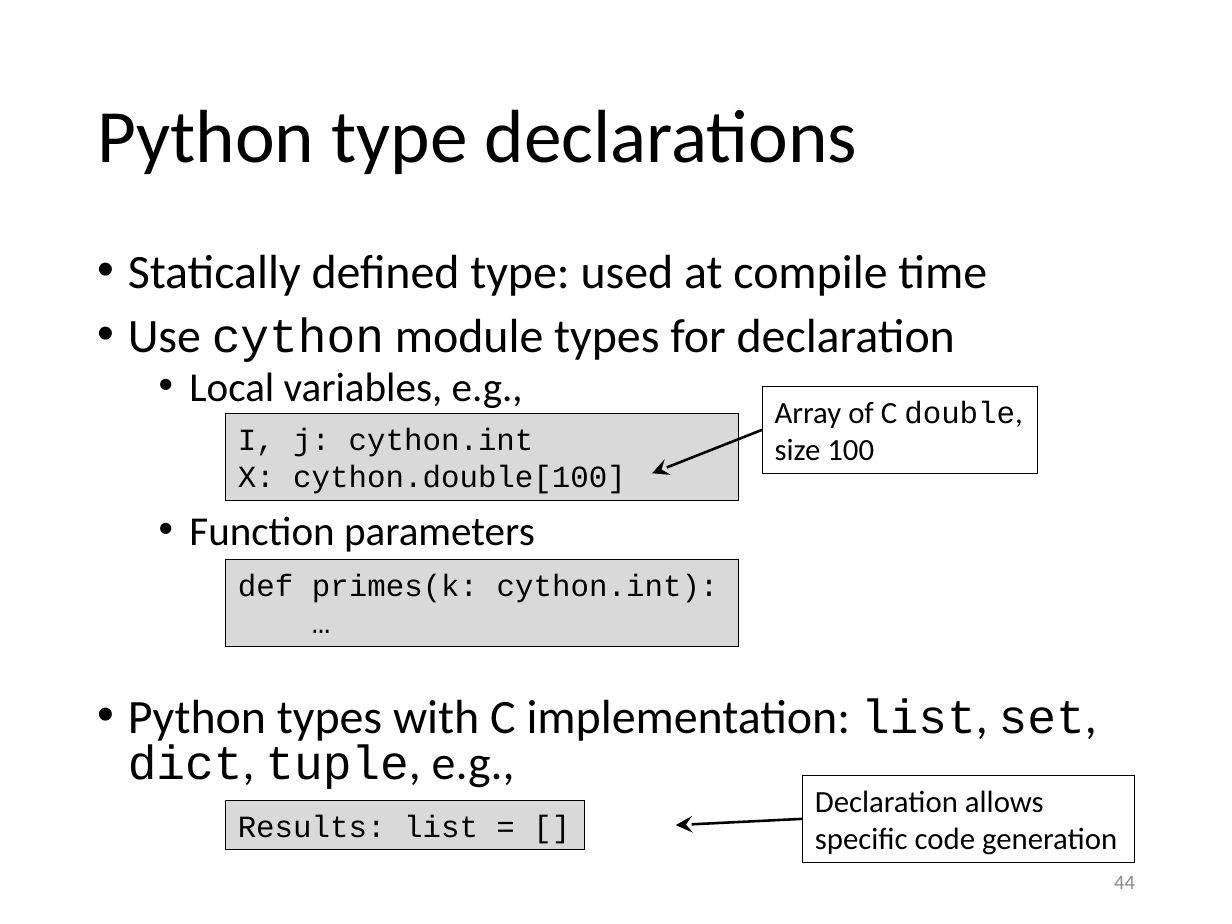
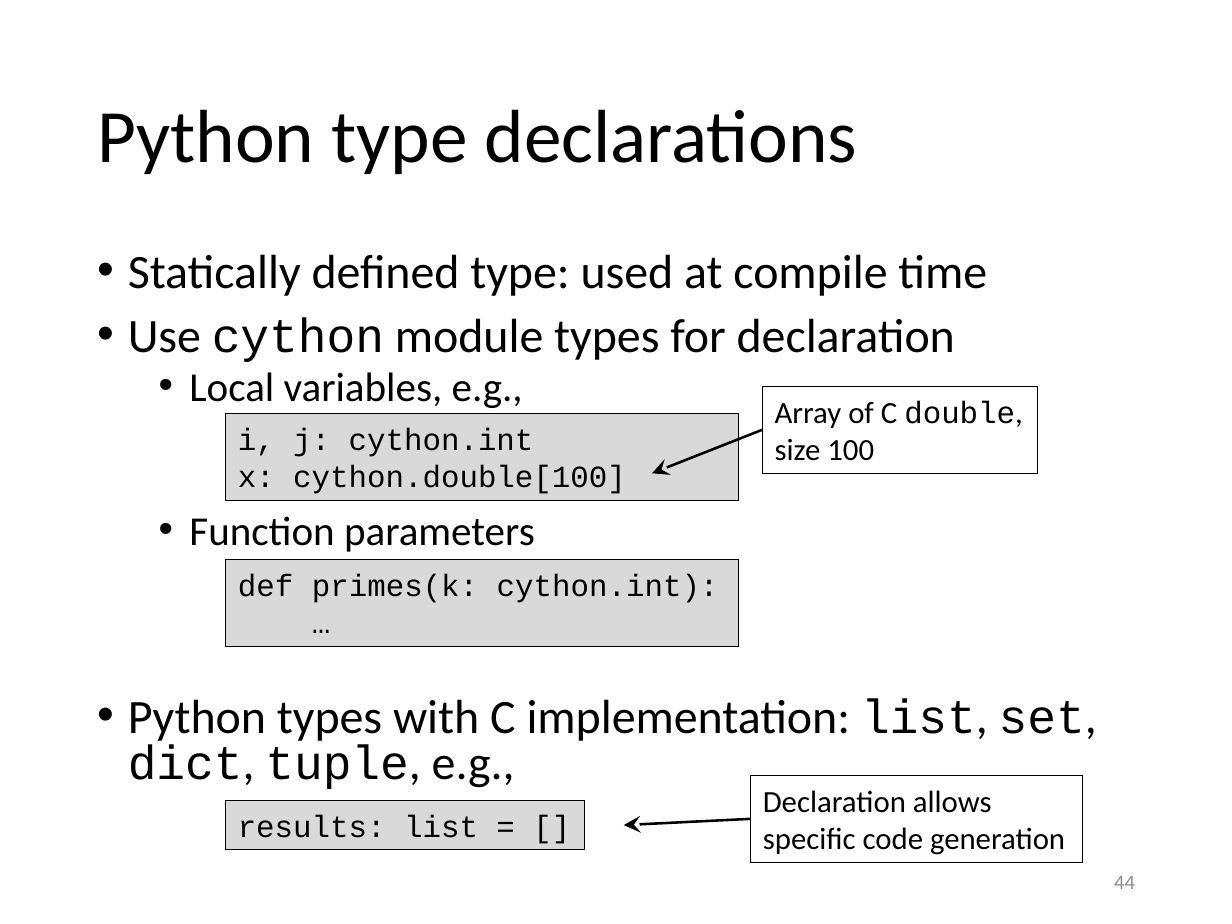
Before and after one commit to gjbex/Python-for-HPC, a slide deck: slide 44 of python_for_hpc.pptx. Drawn at 1232x924 pixels with LibreOffice and Linux fonts; fonts in the diff are those of the drawing. Boxes give left, top, right and bottom in pixels: in the first picture for what was removed or moved away, otherwise in the second. Text is boxed around its words. In the diff, an @@ line names an element or a change of style, - is before the commit and + after.

Commit message:
Fix typos

```diff
--- a/python_for_hpc.pptx
+++ b/python_for_hpc.pptx
@@ text in rectangle at <box>238,428,626,494</box>: text changed @@
-I, j: cython.int
-X: cython.double[100]
+i, j: cython.int
+x: cython.double[100]
@@ rectangle "Declaration allows specific code generation": place and size @@
-rectangle "Declaration allows specific code generation" at <box>803,775,1135,862</box>
+rectangle "Declaration allows specific code generation" at <box>750,775,1082,862</box>
@@ text in rectangle at <box>238,814,478,838</box>: text changed @@
-Results: list = []
+results: list = []
@@ arrow moved from (803, 819) - (676, 825) to (750, 819) - (623, 825) @@
```
